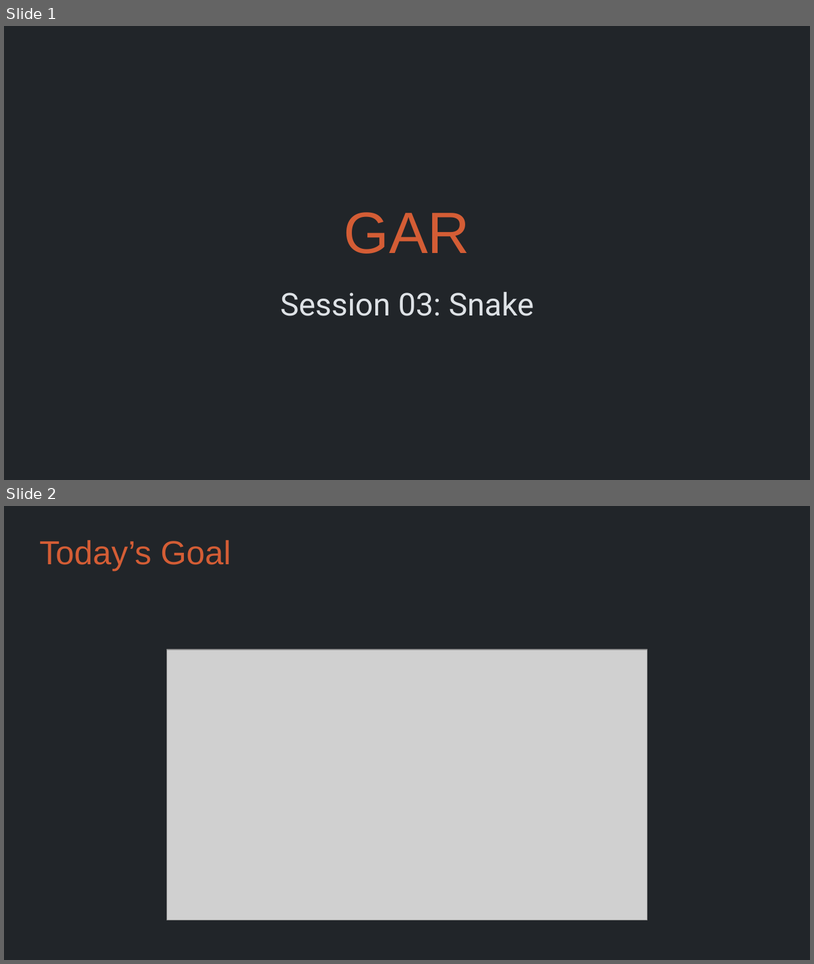
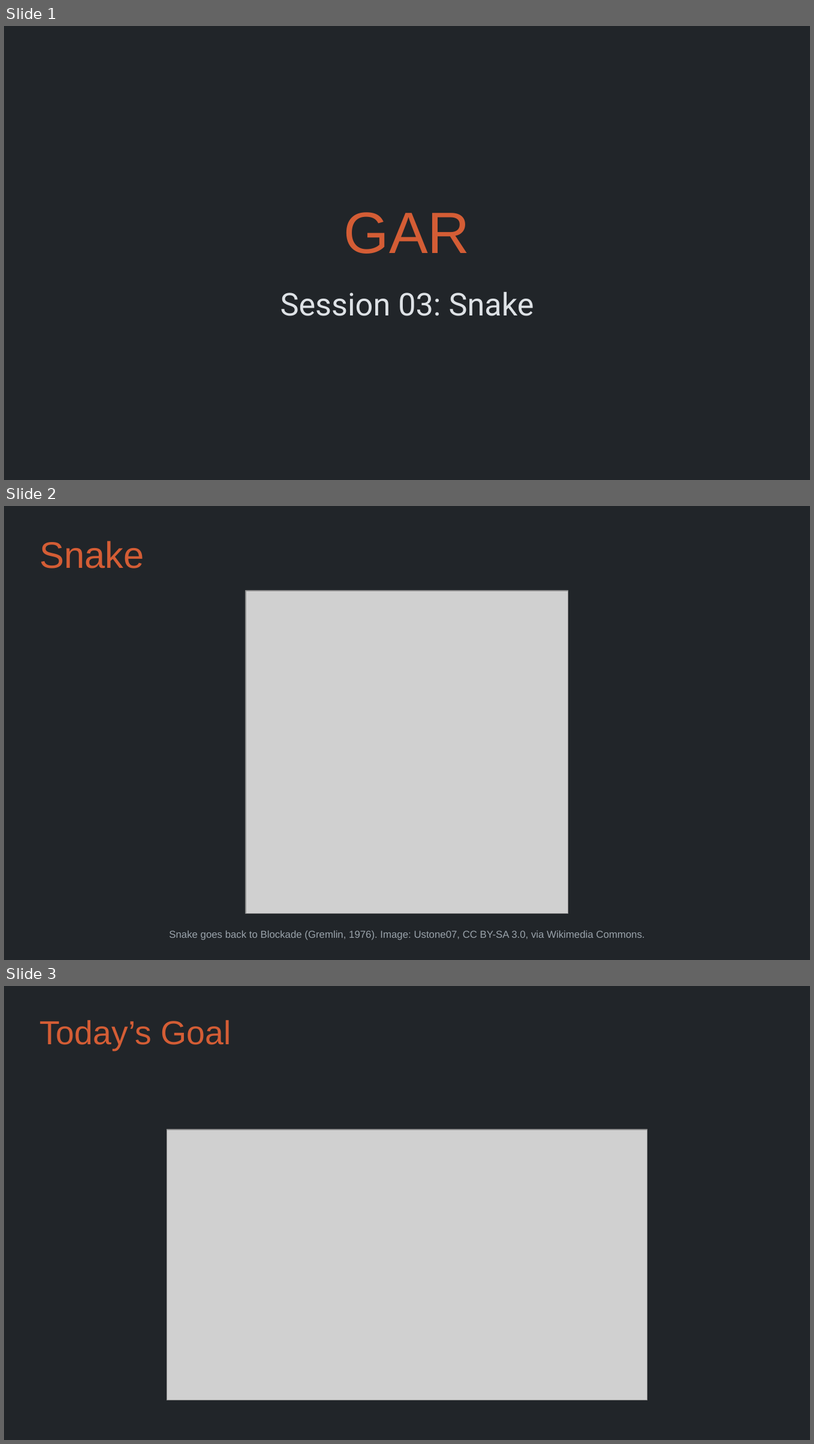
Before and after one commit to Metamate/gar, a slide deck: slides/03 Snake.pptx. Shown one above the other, each under a label of ours: slides 1 and 2 before the commit, slides 1, 2 and 3 after it. The pictures are 814x964 and 814x1444 pixels, drawn with LibreOffice and Linux fonts; fonts in the diff are those of the drawing; grey boxes stand for pictures. Boxes give left, top, right and bottom in pixels: in the first picture for what was removed or moved away, otherwise in the second. Text is boxed around its words. In the diff, an @@ line names an element or a change of style, - is before the commit and + after.

```diff
--- a/slides/03 Snake.pptx
+++ b/slides/03 Snake.pptx
@@ slide 2 added at [4,506,810,960], background #212529 @@
@@ title added at [39,541,144,568], 33 pt, text #D45D35 @@
+Snake
@@ picture added at [246,591,569,913] @@
@@ text added at [169,930,645,940], 9 pt, text #9AA3AB @@
+Snake goes back to Blockade (Gremlin, 1976). Image: Ustone07, CC BY-SA 3.0, via Wikimedia Commons.
@@ what was slide 2 is now slide 3 @@
```
Also in this commit, not shown: 11 other files.
